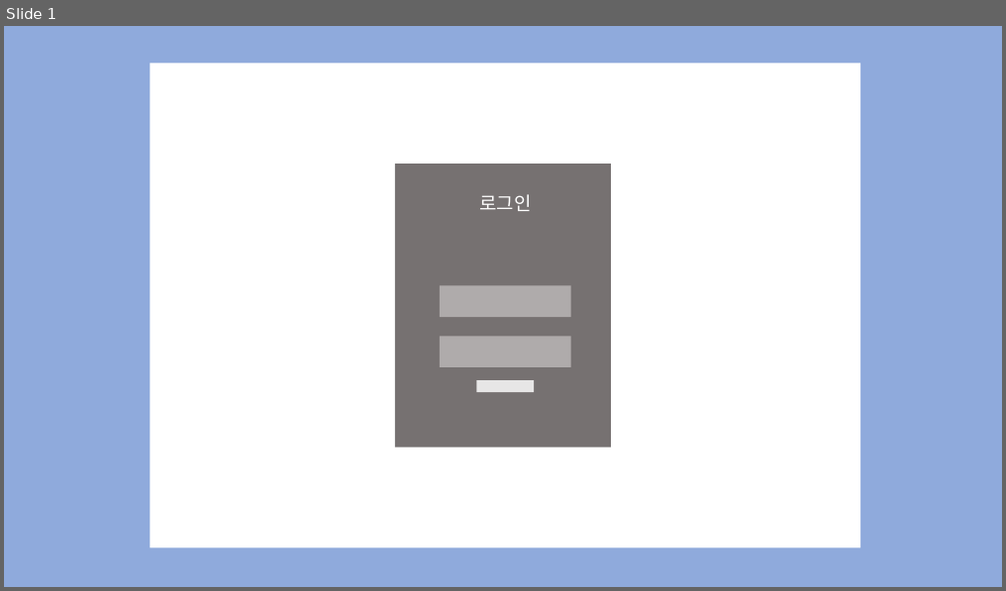
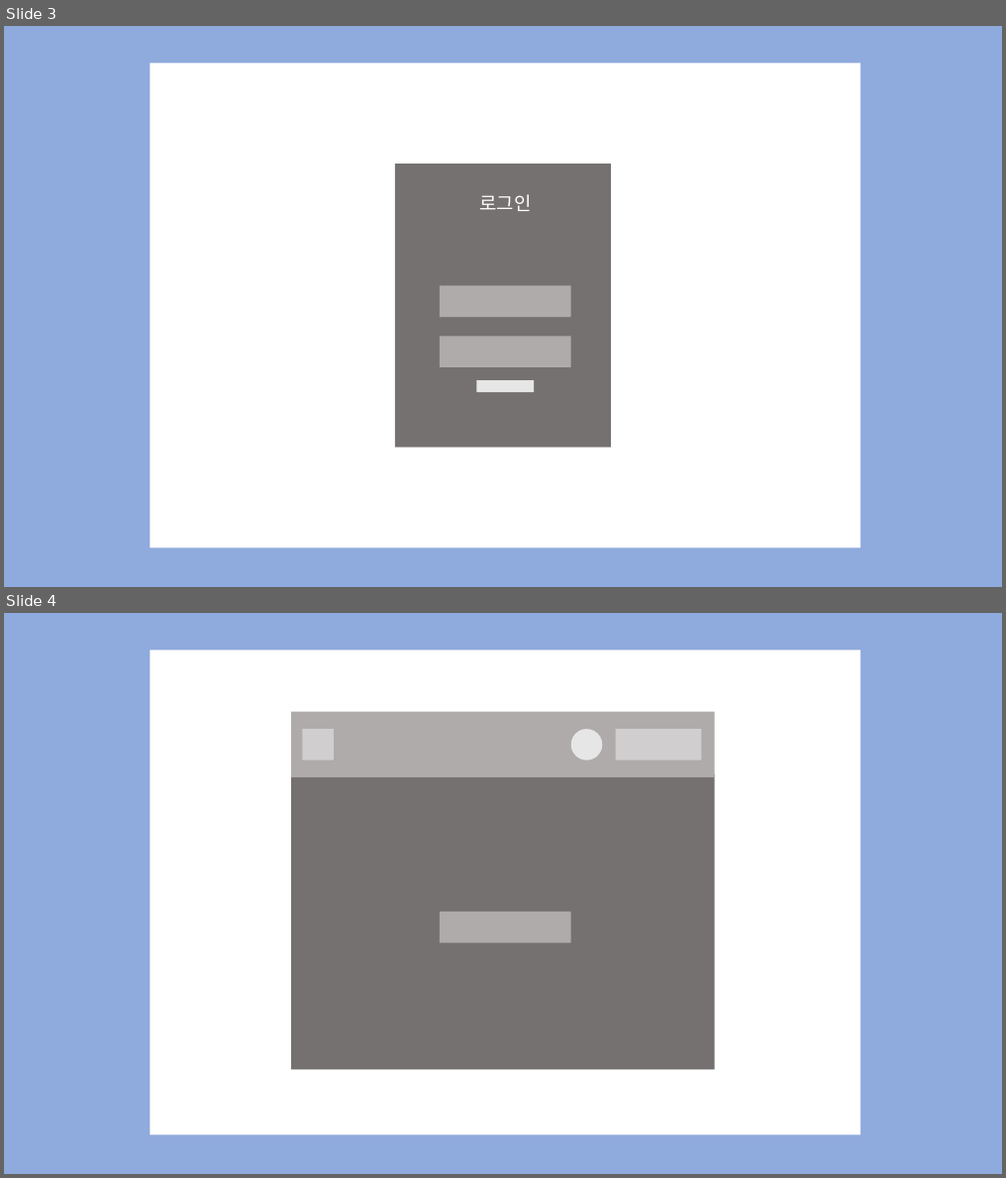
Before and after one commit to jaelyung/Lets-chat, a slide deck: src/main/resources/doc/화면레이아웃.pptx. Shown one above the other, each under a label of ours: slide 1 before the commit, slides 3 and 4 after it. The pictures are 1006x591 and 1006x1178 pixels, drawn with LibreOffice and Linux fonts; fonts in the diff are those of the drawing. Boxes give left, top, right and bottom in pixels: in the first picture for what was removed or moved away, otherwise in the second. Text is boxed around its words. In the diff, an @@ line names an element or a change of style, - is before the commit and + after.

```diff
--- a/src/main/resources/doc/화면레이아웃.pptx
+++ b/src/main/resources/doc/화면레이아웃.pptx
@@ slide 4 added at [4, 613, 1002, 1174], background #8FAADC @@
@@ rectangle added at [150, 650, 860, 1135], fill #FFFFFF @@
@@ rectangle added at [291, 712, 715, 777], fill #AFABAB @@
@@ rectangle added at [303, 729, 334, 761], fill #D0CECE @@
@@ ellipse added at [571, 729, 603, 761], fill #E7E6E6 @@
@@ rectangle added at [616, 729, 702, 761], fill #D0CECE @@
@@ rectangle added at [291, 774, 715, 1070], fill #767171 @@
@@ rectangle added at [440, 912, 571, 943], fill #AFABAB @@
@@ what was slide 1 is now slide 3 @@
```
Also in this commit, not shown: 1 slide changed, 2 other slides added, 1 slide removed.
